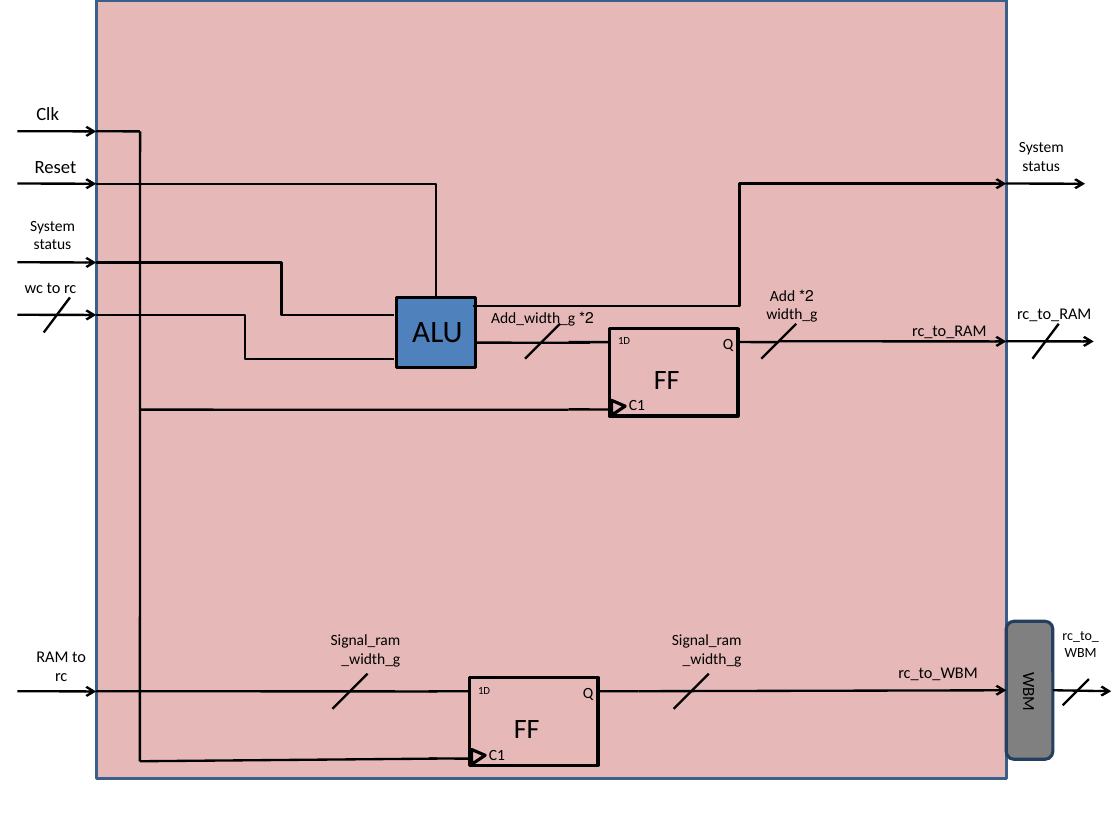
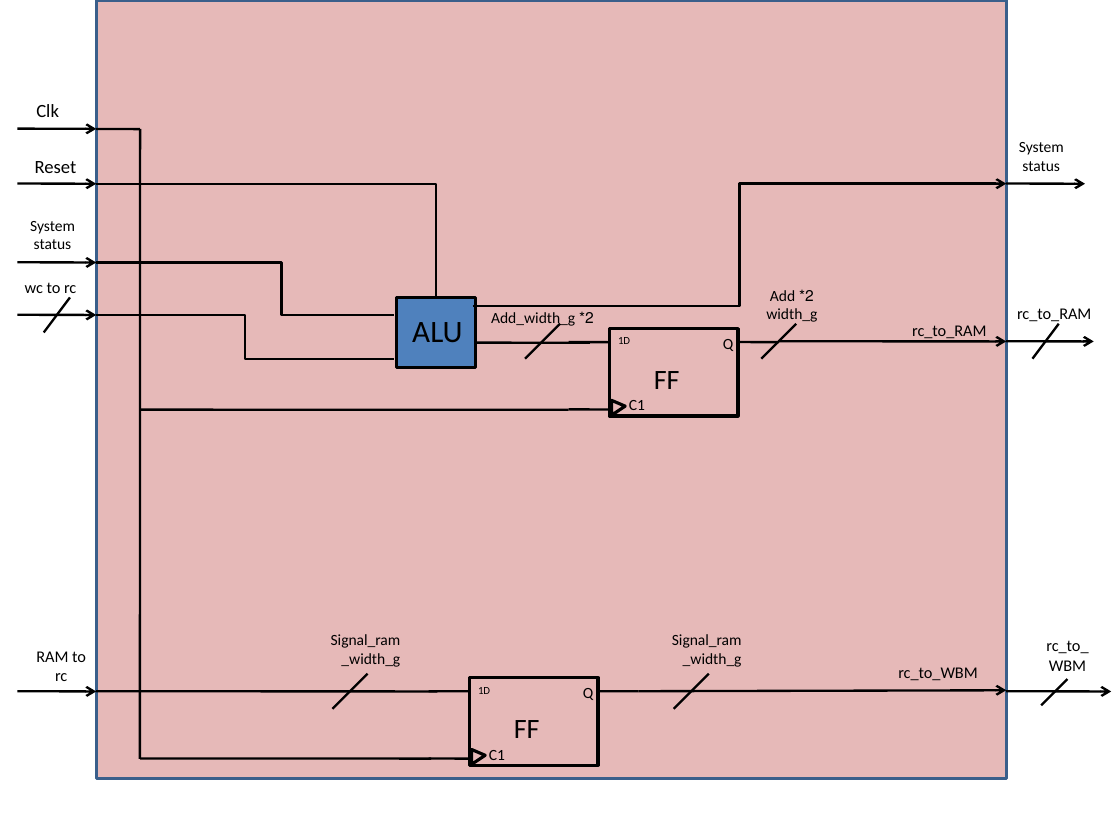
Before and after one commit to battellino/moran-zvika-project, a slide deck: slide 5 of core/Regesters Diagram.pptx (slide 3 before the commit). Drawn at 1120x840 pixels with LibreOffice and Linux fonts; fonts in the diff are those of the drawing. Boxes give left, top, right and bottom in pixels: in the first picture for what was removed or moved away, otherwise in the second. Text is boxed around its words. In the diff, an @@ line names an element or a change of style, - is before the commit and + after.

```diff
--- a/core/Regesters Diagram.pptx
+++ b/core/Regesters Diagram.pptx
@@ rounded rectangle removed at (x1=1006, y1=622, x2=1053, y2=759) @@
@@ text "rc_to_WBM" moved from (x1=1062, y1=631, x2=1099, y2=657) to (x1=1046, y1=640, x2=1088, y2=671) @@
@@ text "rc_to_WBM" at (x1=1046, y1=640, x2=1088, y2=671): size 9 to 10.5 pt @@
@@ text removed at (x1=1018, y1=675, x2=1039, y2=709) @@
-WBM
@@ line moved from (1063, 706) - (1089, 679) to (1042, 706) - (1067, 679) @@
@@ arrow moved from (1053, 690) - (1111, 691) to (1006, 691) - (1111, 691) @@
@@ line moved from (140, 762) - (438, 758) to (140, 758) - (431, 758) @@
```
Also in this commit, not shown: 2 other slides changed, 3 slides added.
